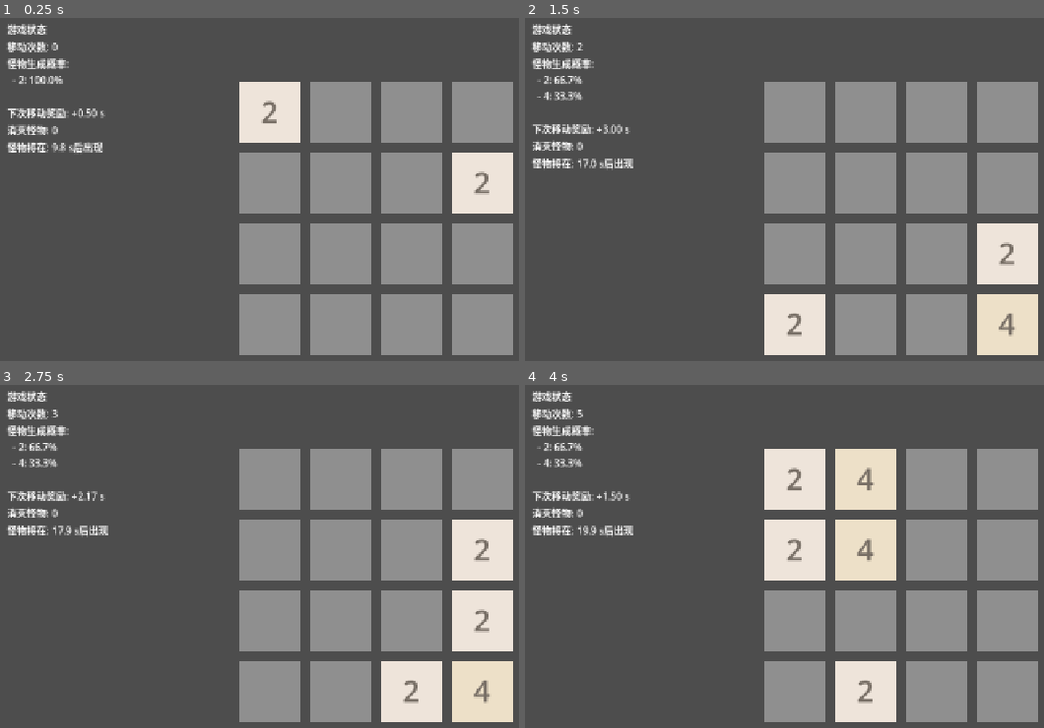
Above: before the commit, frames 1-4 (two rows, left to right).
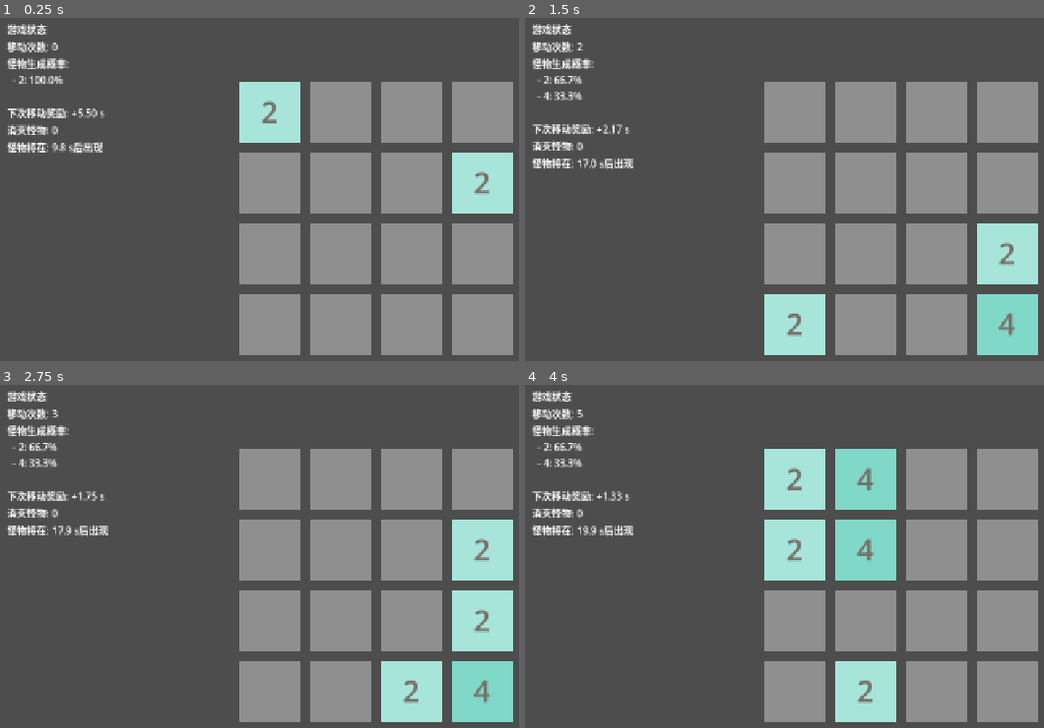
Above: after the commit, the same moments.

Repository: C76GN/2048-all-in-one
Game: Godot game, scene res://scenes/main.tscn
Two runs of this game, one before a commit and one after it. Both use one fixed random seed, a clock stepped at 60 frames per second and the inputs below.
Inputs:
- Up to frame 1 (0.25 s): no input
- Up to frame 2 (1.5 s): tap Enter at 0.5 s; hold D (move_right) 0.53-1.28 s; tap Space at 1.25 s; hold S (move_down) from 1.28 s (still down)
- Up to frame 3 (2.75 s): tap Enter at 2 s; release S (move_down) at 2.03 s; hold D (move_right) from 2.03 s (still down)
- Up to frame 4 (4 s): tap Space at 2.75 s; release D (move_right) at 2.78 s; hold W (move_up) 2.78-3.53 s; tap Enter at 3.5 s; hold A (move_left) from 3.53 s (still down)

The runs differ from the first frame. In frame 1, 4.1% of the frame differs, in the area x 15-99%, y 18-58%; in frame 2, 6.1%; in frame 3, 8.2%; in frame 4, 10%, in the area x 16-72%, y 18-99%.

Commit message:
Update tile colors and bonus calculation logic
Changed PLAYER and MONSTER tile color maps for improved visual distinction. Refactored font color logic in tile.gd for consistency. Fixed next move bonus calculation in main.gd to use move_count + 1. Added '*.tmp' to .gitignore and included export_presets.cfg for Windows release.

Diff:
--- a/scripts/game_board.gd
+++ b/scripts/game_board.gd
@@ -36,9 +36,7 @@
 # --- 节点引用 ---
 
 # 棋盘容器，所有方块的父节点，方便统一管理和定位。
-# 注意：这里的$BoardContainer路径是相对于当前脚本所在的GameBoard节点，所以无需修改。
 @onready var board_container: Node2D = $BoardContainer
-
 
 # Godot生命周期函数：当节点进入场景树时调用。
 func _ready() -> void:
--- a/scripts/main.gd
+++ b/scripts/main.gd
@@ -175,10 +175,9 @@
 	killed_count_label.text = "消灭怪物: %d" % monsters_killed
 
 	# 3. 更新下一次移动奖励时间
-	# (为了避免除以0，当 move_count 为0时，我们按第一次来计算)
-	var next_move_bonus = MIN_TIME_BONUS
-	if move_count > 0:
-		next_move_bonus += TIME_BONUS_DECAY_FACTOR / move_count
+	# “下次移动”的计数应该是当前的移动次数加一
+	var next_move_count = move_count + 1
+	var next_move_bonus = MIN_TIME_BONUS + TIME_BONUS_DECAY_FACTOR / next_move_count
 	time_bonus_label.text = "下次移动奖励: +%.2f s" % next_move_bonus
 
 	# 4. 更新怪物生成概率
--- a/scripts/tile.gd
+++ b/scripts/tile.gd
@@ -14,16 +14,16 @@
 
 # 字典：存储玩家方块不同数值对应的背景颜色。
 const PLAYER_COLOR_MAP = {
-	2: Color("eee4da"), 4: Color("ede0c8"), 8: Color("f2b179"), 16: Color("f59563"),
-	32: Color("f67c5f"), 64: Color("f65e3b"), 128: Color("edcf72"), 256: Color("edcc61"),
-	512: Color("edc850"), 1024: Color("edc53f"), 2048: Color("edc22e"), 4096: Color("3c3a32")
+	2: Color("a7e5db"), 4: Color("80d8c9"), 8: Color("59cbb7"), 16: Color("33bfa5"),
+	32: Color("29a68e"), 64: Color("218c78"), 128: Color("1c7b69"), 256: Color("166758"),
+	512: Color("115448"), 1024: Color("0d4239"), 2048: Color("09312b"), 4096: Color("06211d")
 }
 
 # 字典：存储怪物方块不同数值对应的背景颜色。
 const MONSTER_COLOR_MAP = {
-	2: Color("eabfff"), 4: Color("d6a4ff"), 8: Color("c18aff"), 16: Color("ac70ff"),
-	32: Color("9757ff"), 64: Color("823eff"), 128: Color("6d24ff"), 256: Color("580aff"),
-	512: Color("4300d1"), 1024: Color("3700ab"), 2048: Color("2b0085"), 4096: Color("1f0060")
+	2: Color("f9baba"), 4: Color("f79494"), 8: Color("f26b6b"), 16: Color("ef4e4e"),
+	32: Color("e83a3a"), 64: Color("d92b2b"), 128: Color("c91d1d"), 256: Color("b51313"),
+	512: Color("a30a0a"), 1024: Color("8f0303"), 2048: Color("7d0000"), 4096: Color("680000")
 }
 
 # --- 节点引用 ---
@@ -69,13 +69,9 @@
 		background.color = Color.BLACK
 
 	# 步骤 5: 根据类型和数值优化文本颜色，以确保可读性。
-	if type == TileType.PLAYER:
-		# 对于数值较小的玩家方块，使用深色字体。
-		if value <= 4:
-			value_label.add_theme_color_override("font_color", Color("776e65"))
-		# 对于数值较大的玩家方块，使用浅色字体。
-		else:
-			value_label.add_theme_color_override("font_color", Color("f9f6f2"))
-	# 对于所有怪物方块，统一使用高对比度的白色字体。
+	# 对于数值较小的方块，使用深色字体。
+	if value <= 4:
+		value_label.add_theme_color_override("font_color", Color("776e65"))
+	# 对于数值较大的方块，使用浅色字体。
 	else:
-		value_label.add_theme_color_override("font_color", Color("ffffff"))
+		value_label.add_theme_color_override("font_color", Color("f9f6f2"))
Not shown, added: export_presets.cfg
Not shown, changed: .gitignore
